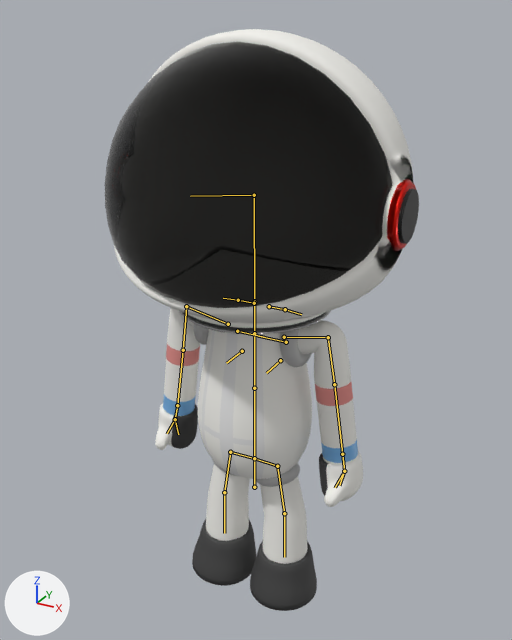
Before and after pictures for a commit that changed the glTF model assets/art/entities/player/models/player.glb.
The view is the same before and after, from a 50 mm camera at (3.46, -6.27, 3.73) aimed at (-0.07, 0.15, 0.52). Arrows for +X, +Y and +Z are at lower left; the lights stay in place. The picture after the commit comes second. Both versions are drawn at frame 0 of the action 'Idle1'; the numbers are the values there. The bones that bend it are drawn over the model as lines.

Names of what the first picture shows: 'Arm Cuffs.L', 'Arm Cuffs.R', 'Arms.L', 'Arms.R', 'Body', 'Boots.L', 'Boots.R', 'Gloves..L', 'Gloves..R', 'Helmet', 'Legs.L', 'Legs.R', 'Visor' and 2 more.
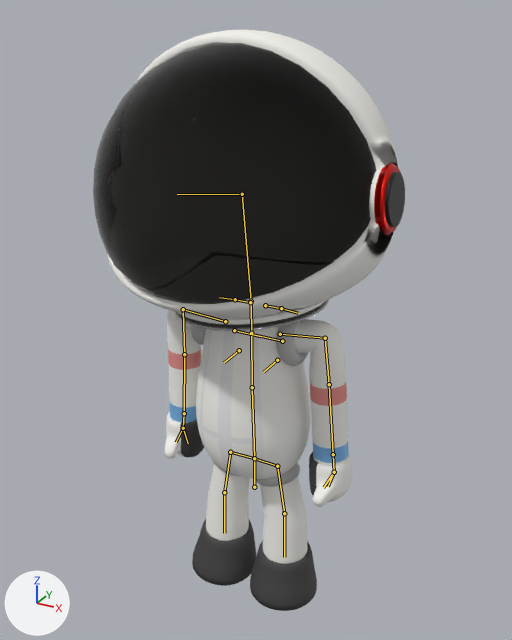
Location of each change, (x1, y1, x2, y2) in pixels of the pictures (512 x 640 px):
'Visor', posed: before (105, 42, 392, 308); after (93, 42, 376, 304)
'Helmet', posed: before (114, 29, 419, 334); after (107, 29, 405, 331)
'Body', posed: before (198, 329, 312, 479); after (196, 327, 310, 479)
'Arms.L', posed (8% narrower): before (298, 320, 358, 465); after (294, 319, 349, 466)
'Arms.R', posed (8% narrower): before (163, 308, 200, 416); after (167, 310, 201, 423)
'Gloves..L', posed: before (319, 451, 363, 507); after (309, 452, 352, 507)
'Gloves..R', posed (9% narrower): before (155, 403, 198, 450); after (165, 412, 204, 459)
'Arm Cuffs.L', posed: before (280, 329, 312, 367); after (276, 321, 308, 366)
'Arm Cuffs.R', posed (mostly hidden): before (194, 324, 209, 345); after (191, 325, 205, 345)
bone 'BottomSpine', root to tip: before (254, 458) to (254, 388); after (254, 458) to (252, 387)
bone 'TopSpine', root to tip: before (254, 388) to (254, 333); after (252, 387) to (251, 333)
bone 'Head', root to tip: before (254, 301) to (254, 195); after (251, 301) to (242, 194)
bone 'Shoulder.L', root to tip: before (284, 337) to (328, 337); after (280, 334) to (325, 338)
bone 'UpperArm.L', root to tip: before (328, 337) to (334, 384); after (325, 338) to (329, 384)
bone 'LowerArm.L', root to tip: before (334, 384) to (342, 454); after (329, 384) to (333, 454)
bone 'Shoulder.R', root to tip: before (228, 324) to (186, 306); after (225, 321) to (183, 309)
bone 'UpperArm.R', root to tip: before (186, 306) to (183, 350); after (183, 309) to (184, 354)
bone 'LowerArm.R', root to tip: before (183, 350) to (177, 405); after (184, 354) to (184, 413)

The change, as a list of edits to the scene's bpy script:
```text
Change bone_bottomspine:
    where bone_bottomspine = bpy.data.objects['Armature'].pose.bones['BottomSpine']  # child of 'Main'
    bone_bottomspine.rotation_quaternion: (1.0, 0.0, 0.0, 0.0) -> (1.0, 0.017, 0.004, 0.0)  # degrees (0, 0, 0) -> degrees (2, 0, 0)
Change bone_topspine:
    where bone_topspine = bpy.data.objects['Armature'].pose.bones['TopSpine']  # child of 'BottomSpine'
    bone_topspine.rotation_quaternion: (1.0, 0.0, 0.0, 0.0) -> (1.0, -0.013, -0.003, 0.0)  # degrees (0, 0, 0) -> degrees (-1, 0, 0)
Change bone_head:
    where bone_head = bpy.data.objects['Armature'].pose.bones['Head']  # child of 'Neck'
    bone_head.rotation_quaternion: (1.0, 0.0, 0.0, 0.0) -> (0.999, 0.037, 0.007, 0.0)  # degrees (0, 0, 0) -> degrees (4, 1, 0)
Change bone_shoulder_l:
    where bone_shoulder_l = bpy.data.objects['Armature'].pose.bones['Shoulder.L']  # child of 'Neck'
    bone_shoulder_l.location: (0.0, 0.0, 0.0) -> (0.0, 0.0, 0.02)
    bone_shoulder_l.rotation_quaternion: (1.0, 0.0, 0.0, 0.0) -> (0.999, -0.047, -0.001, 0.0)  # degrees (0, 0, 0) -> degrees (-5, 0, 0)
Change bone_upperarm_l:
    where bone_upperarm_l = bpy.data.objects['Armature'].pose.bones['UpperArm.L']  # child of 'Shoulder.L'
    bone_upperarm_l.rotation_quaternion: (0.672, -0.74, 0.008, -0.001) -> (0.686, -0.727, 0.015, 0.0)  # degrees (-96, 1, -1) -> degrees (-93, 1, -1)
Change bone_lowerarm_l:
    where bone_lowerarm_l = bpy.data.objects['Armature'].pose.bones['LowerArm.L']  # child of 'UpperArm.L'
    bone_lowerarm_l.rotation_quaternion: (1.0, 0.0, 0.0, 0.0) -> (1.0, 0.0, -0.004, -0.025)  # degrees (0, 0, 0) -> degrees (0, -1, -3)
Change bone_shoulder_r:
    where bone_shoulder_r = bpy.data.objects['Armature'].pose.bones['Shoulder.R']  # child of 'Neck'
    bone_shoulder_r.location: (0.0, 0.0, 0.0) -> (0.0, 0.0, -0.03)
    bone_shoulder_r.rotation_quaternion: (1.0, 0.0, 0.0, 0.0) -> (0.998, 0.066, 0.001, 0.0)  # degrees (0, 0, 0) -> degrees (8, 0, 0)
Change bone_upperarm_r:
    where bone_upperarm_r = bpy.data.objects['Armature'].pose.bones['UpperArm.R']  # child of 'Shoulder.R'
    bone_upperarm_r.rotation_quaternion: (0.67, 0.742, -0.006, 0.0) -> (0.679, 0.733, -0.017, -0.008)  # degrees (96, 0, -1) -> degrees (94, -1, -2)
Change bone_lowerarm_r:
    where bone_lowerarm_r = bpy.data.objects['Armature'].pose.bones['LowerArm.R']  # child of 'UpperArm.R'
    bone_lowerarm_r.rotation_quaternion: (1.0, 0.0, 0.0, 0.0) -> (1.0, -0.001, 0.001, -0.019)  # degrees (0, 0, 0) -> degrees (0, 0, -2)
```
